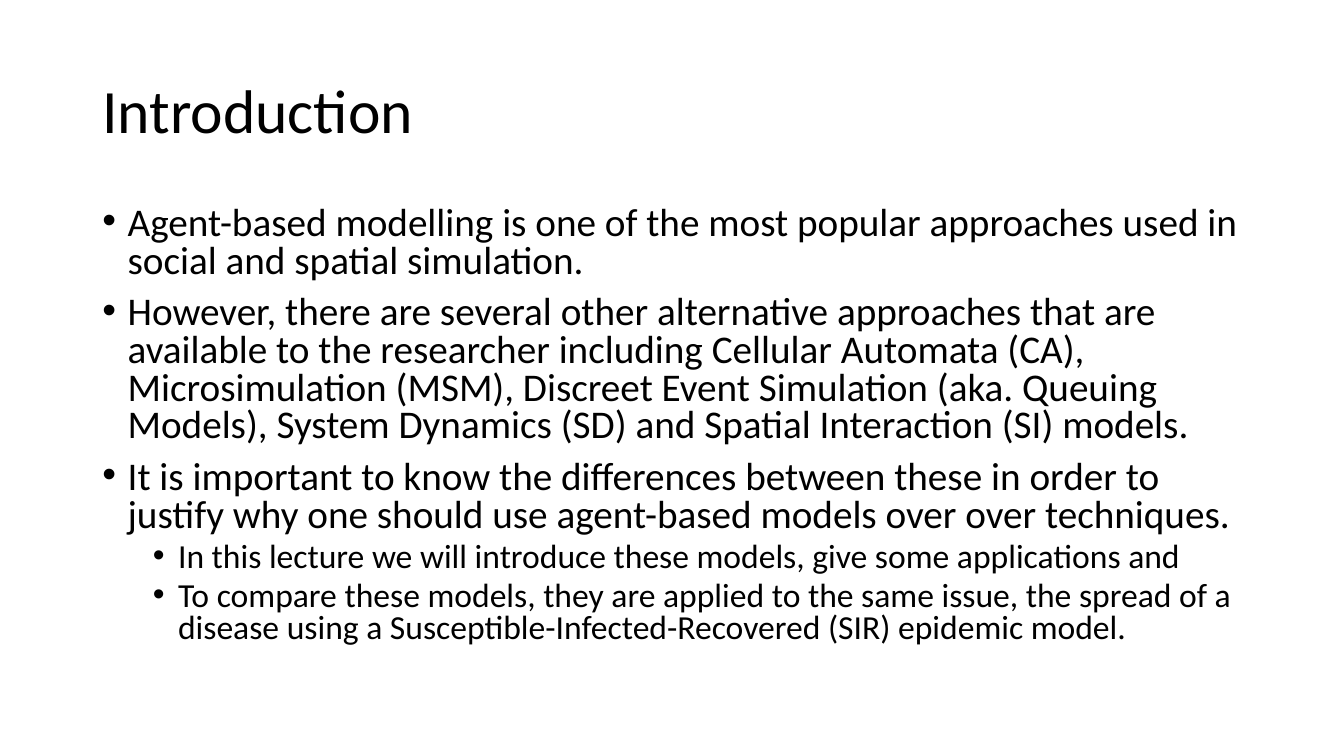
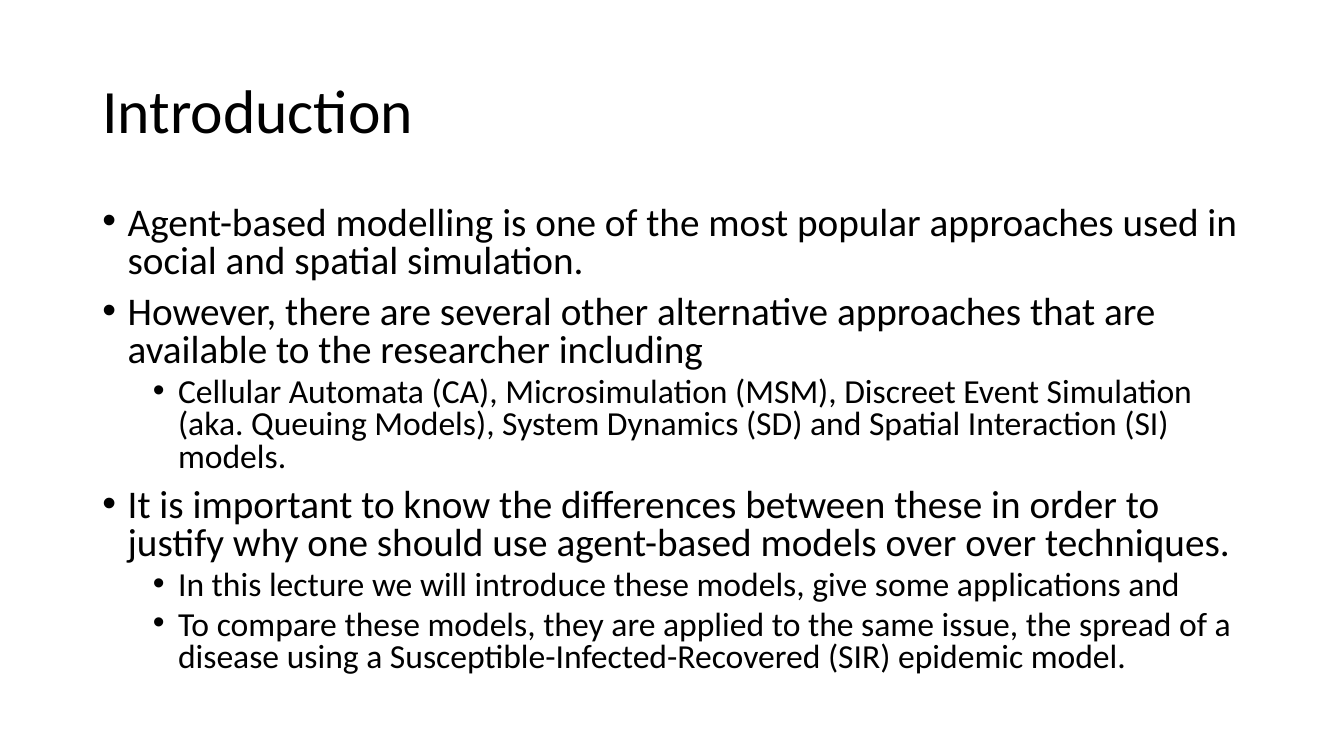
Before and after one commit to abmgis/abmgis, a slide deck: slide 3 of Chapter11-AlternativeModellingApproaches/Chapter11.pptx. Drawn at 1344x756 pixels with LibreOffice and Linux fonts; fonts in the diff are those of the drawing. Boxes give left, top, right and bottom in pixels: in the first picture for what was removed or moved away, otherwise in the second. Text is boxed around its words. In the diff, an @@ line names an element or a change of style, - is before the commit and + after.

```diff
--- a/Chapter11-AlternativeModellingApproaches/Chapter11.pptx
+++ b/Chapter11-AlternativeModellingApproaches/Chapter11.pptx
@@ text at bbox=[128, 297, 1192, 469]: text changed; size 28 to 24 pt @@
-• However, there are several other alternative approaches that are available to the researcher including Cellular Automata (CA), Microsimulation (MSM), Discreet Event Simulation (aka. Queuing Models), System Dynamics (SD) and Spatial Interaction (SI) models.
+• However, there are several other alternative approaches that are available to the researcher including
+  • Cellular Automata (CA), Microsimulation (MSM), Discreet Event Simulation (aka. Queuing Models), System Dynamics (SD) and Spatial Interaction (SI) models.
```
Also in this commit, not shown: 3 other slides changed, 1 slide added.
